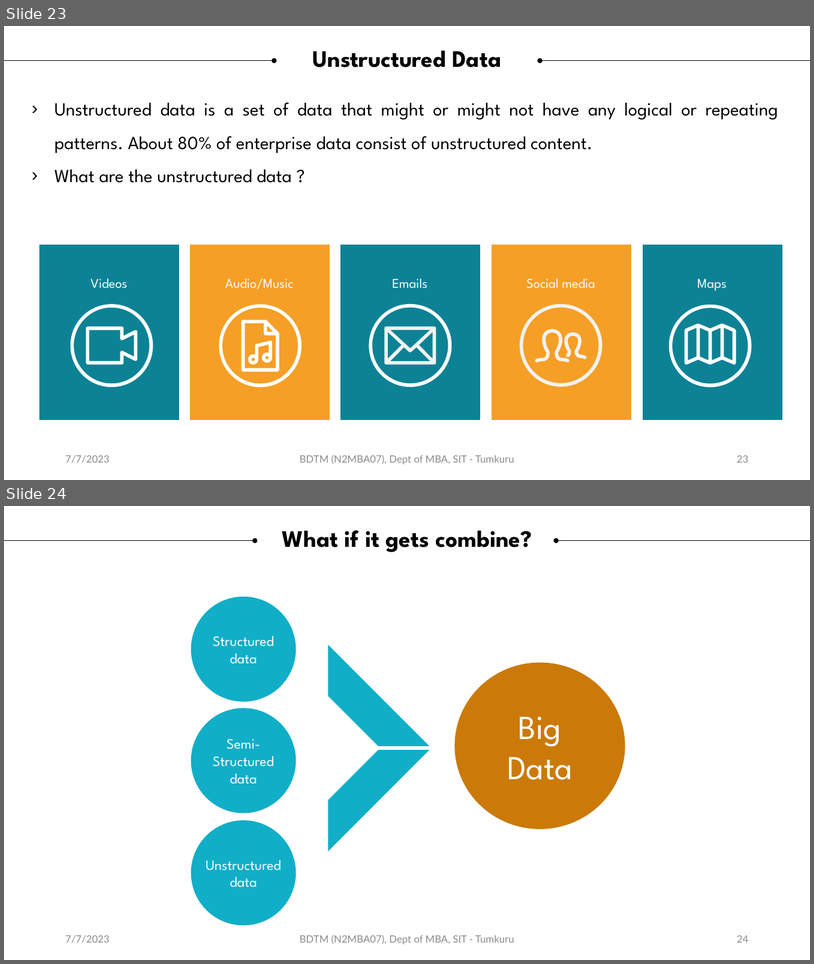
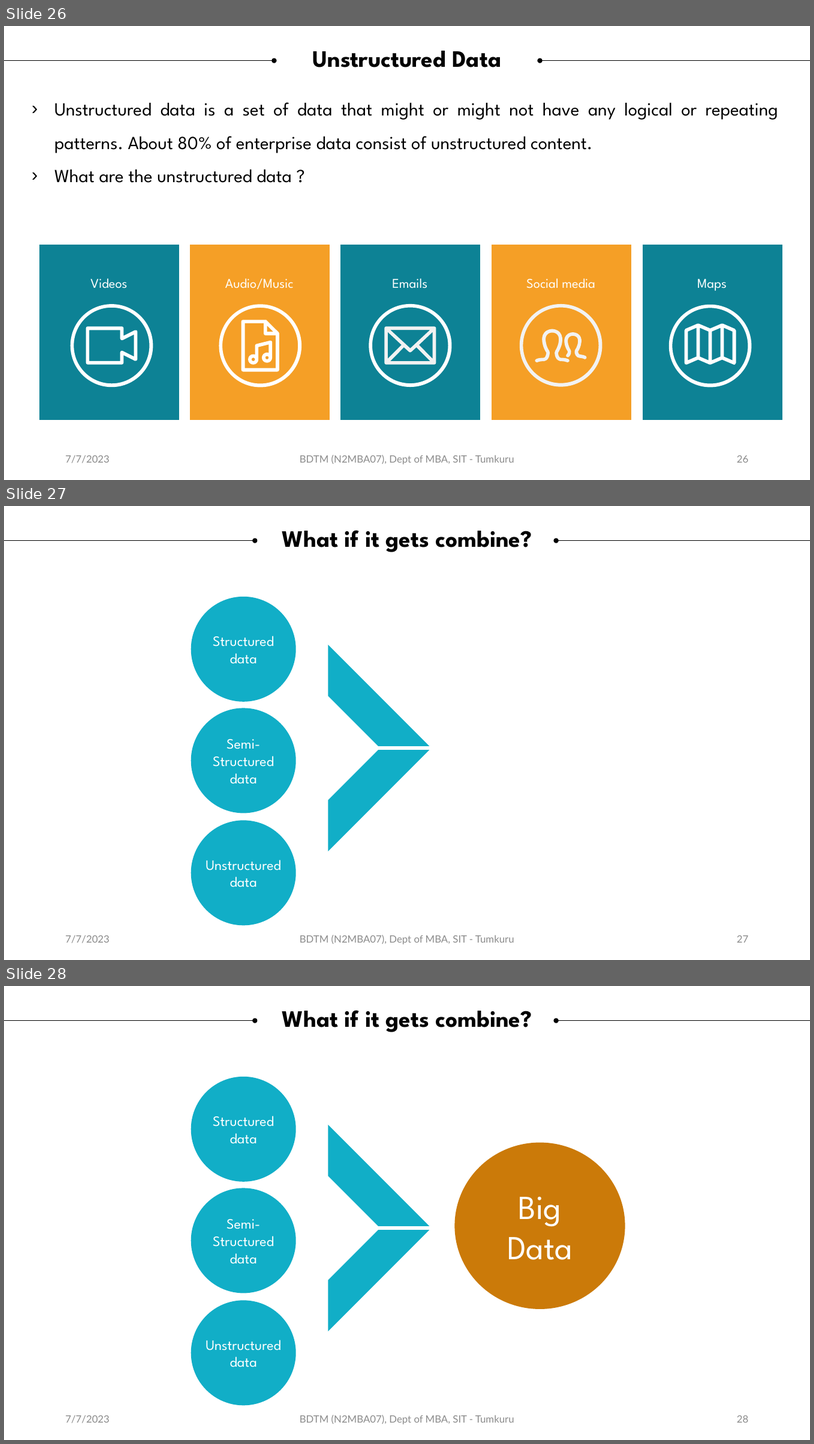
Before and after one commit to sitmbadept/sitmbadept.github.io, a slide deck: 2023/UNIT-1-BigData.pptx. Shown one above the other, each under a label of ours: slides 23 and 24 before the commit, slides 26, 27 and 28 after it. The pictures are 814x964 and 814x1444 pixels, drawn with LibreOffice and Linux fonts; fonts in the diff are those of the drawing. Boxes give left, top, right and bottom in pixels: in the first picture for what was removed or moved away, otherwise in the second. Text is boxed around its words. In the diff, an @@ line names an element or a change of style, - is before the commit and + after.

```diff
--- a/2023/UNIT-1-BigData.pptx
+++ b/2023/UNIT-1-BigData.pptx
@@ slide 27 added at [4,506,810,960], background #FFFFFF @@
@@ arrow added from (4, 540) to (255, 540), #000000 0.5 pt @@
@@ text added at [282,530,532,552], 28 pt, text #000000, bold @@
+What if it gets combine?
@@ arrow added from (810, 540) to (557, 540), #000000 0.5 pt @@
@@ ellipse added at [191,597,296,702], fill #11AEC7 @@
@@ text added at [213,636,274,664], 17 pt, text #FFFFFF @@
+Structured data
@@ diag stripe added at [329,646,429,745], fill #11AEC7, outline #11AEC7 1 pt @@
@@ ellipse added at [191,708,296,813], fill #11AEC7 @@
@@ text added at [213,739,274,784], 17 pt, text #FFFFFF @@
+Semi-Structured data
@@ diag stripe added at [329,750,429,850], fill #11AEC7, outline #11AEC7 1 pt @@
@@ ellipse added at [191,820,296,925], fill #11AEC7 @@
@@ text added at [206,859,281,887], 17 pt, text #FFFFFF @@
+Unstructured data
@@ text added at [65,935,110,943], 12 pt, text #8C8C8C @@
+7/7/2023
@@ text added at [300,934,515,944], 12 pt, text #8C8C8C @@
+BDTM (N2MBA07), Dept of MBA, SIT - Tumkuru
@@ page number added at [737,935,749,942], 12 pt, text #8C8C8C @@
+27
@@ what was slide 23 is now slide 26 @@
@@ page number at [737,455,749,462]: text changed @@
-23
+26
@@ what was slide 24 is now slide 28 @@
@@ page number at [737,1415,749,1422]: text changed @@
-24
+28
```
Also in this commit, not shown: 10 slides changed, 3 other slides added, 1 other file.
